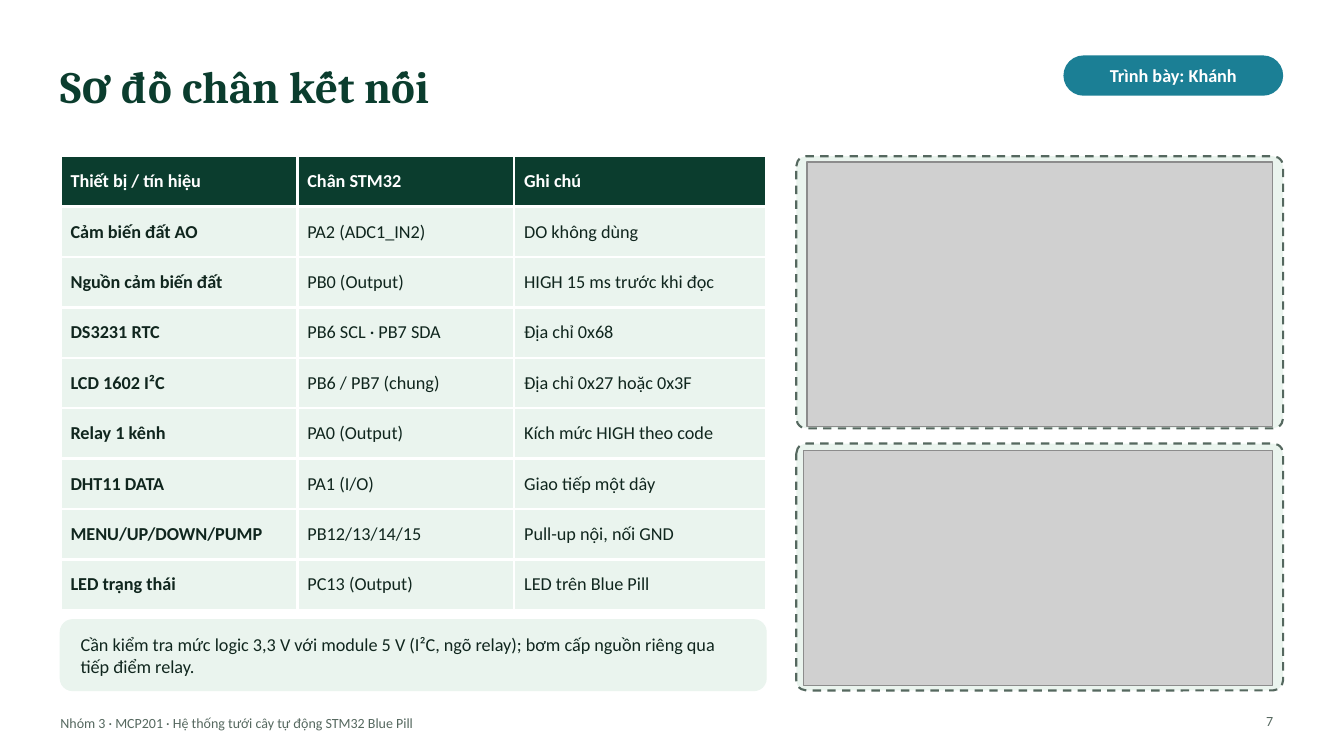
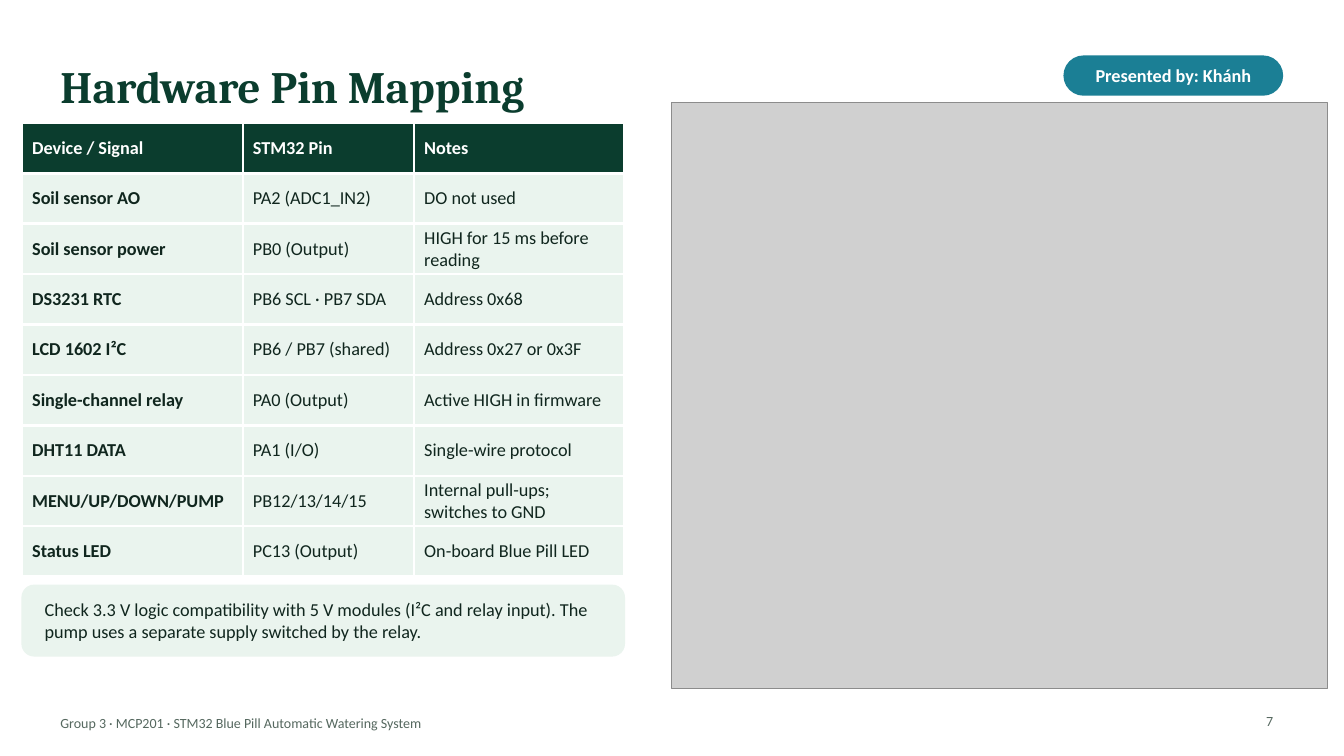
Before and after one commit to vukhangdeeptry/Automatic-Plant-Watering-System-using-STM32-Blue-Pill, a slide deck: slide 7 of Documentation/Slide_FinalThuyetTrinh_TuoiCay_STM32.pptx. Drawn at 1344x756 pixels with LibreOffice and Linux fonts; fonts in the diff are those of the drawing; grey boxes stand for pictures. Boxes give left, top, right and bottom in pixels: in the first picture for what was removed or moved away, otherwise in the second. Text is boxed around its words. In the diff, an @@ line names an element or a change of style, - is before the commit and + after.

```diff
--- a/Documentation/Slide_FinalThuyetTrinh_TuoiCay_STM32.pptx
+++ b/Documentation/Slide_FinalThuyetTrinh_TuoiCay_STM32.pptx
@@ title at bbox=[60, 72, 524, 113]: text changed @@
-Sơ đồ chân kết nối
+Hardware Pin Mapping
@@ text at bbox=[1096, 69, 1251, 85]: text changed @@
-Trình bày: Khánh
+Presented by: Khánh
@@ picture added at bbox=[673, 103, 1328, 689] @@
@@ table at bbox=[22, 123, 624, 577] @@
-row 1: Thiết bị / tín hiệu | Chân STM32 | Ghi chú
+row 1: Device / Signal | STM32 Pin | Notes
-row 2, column 1: Cảm biến đất AO
+row 2, column 1: Soil sensor AO
-row 2, column 3: DO không dùng
+row 2, column 3: DO not used
-row 3, column 1: Nguồn cảm biến đất
+row 3, column 1: Soil sensor power
-row 3, column 3: HIGH 15 ms trước khi đọc
+row 3, column 3: HIGH for 15 ms before reading
-row 4, column 3: Địa chỉ 0x68
+row 4, column 3: Address 0x68
-row 5, column 2: PB6 / PB7 (chung)
+row 5, column 2: PB6 / PB7 (shared)
-row 5, column 3: Địa chỉ 0x27 hoặc 0x3F
+row 5, column 3: Address 0x27 or 0x3F
-row 6, column 1: Relay 1 kênh
+row 6, column 1: Single-channel relay
-row 6, column 3: Kích mức HIGH theo code
+row 6, column 3: Active HIGH in firmware
-row 7, column 3: Giao tiếp một dây
+row 7, column 3: Single-wire protocol
-row 8, column 3: Pull-up nội, nối GND
+row 8, column 3: Internal pull-ups; switches to GND
-row 9, column 1: LED trạng thái
+row 9, column 1: Status LED
-row 9, column 3: LED trên Blue Pill
+row 9, column 3: On-board Blue Pill LED
@@ table: place and size @@
-table at bbox=[60, 156, 766, 610]
+table at bbox=[22, 123, 624, 577]
@@ rounded rectangle removed at bbox=[797, 156, 1284, 429] @@
@@ picture removed at bbox=[808, 162, 1273, 426] @@
@@ rounded rectangle removed at bbox=[797, 444, 1284, 691] @@
@@ picture removed at bbox=[804, 451, 1273, 686] @@
@@ rounded rectangle: place and size @@
-rounded rectangle at bbox=[60, 620, 766, 691]
+rounded rectangle at bbox=[22, 586, 624, 656]
@@ text at bbox=[45, 602, 587, 641]: text changed @@
-Cần kiểm tra mức logic 3,3 V với module 5 V (I²C, ngõ relay); bơm cấp nguồn riêng qua tiếp điểm relay.
+Check 3.3 V logic compatibility with 5 V modules (I²C and relay input). The pump uses a separate supply switched by the relay.
@@ text at bbox=[60, 718, 421, 731]: text changed @@
-Nhóm 3 · MCP201 · Hệ thống tưới cây tự động STM32 Blue Pill
+Group 3 · MCP201 · STM32 Blue Pill Automatic Watering System
```
Also in this commit, not shown: 17 other slides changed, 1 slide added, 1 slide removed.
